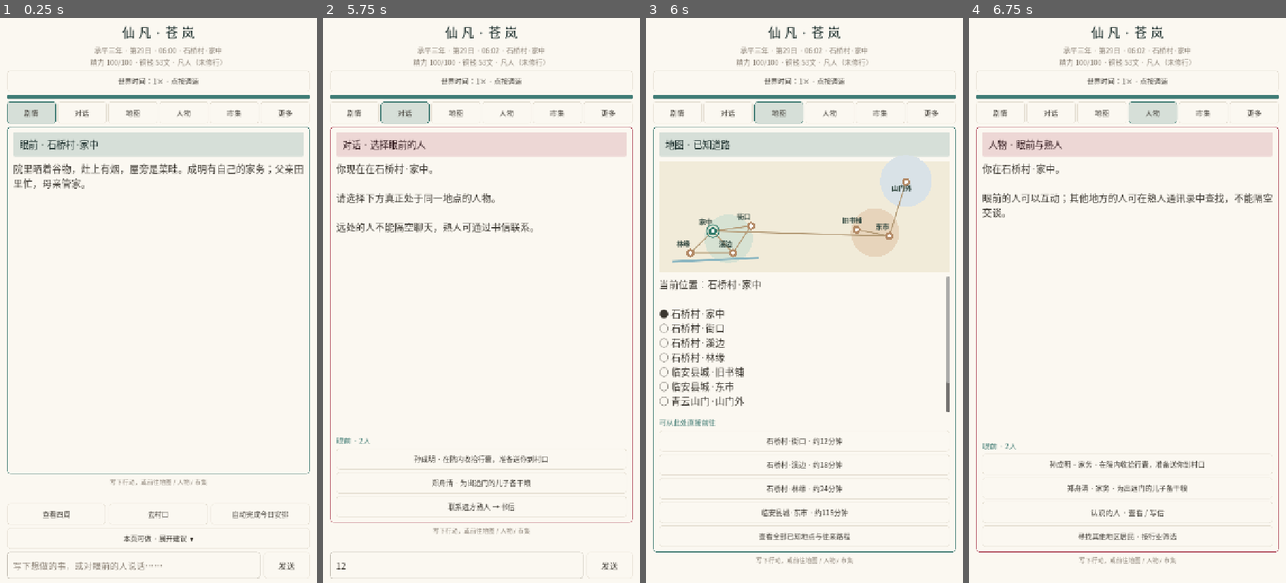
Above: before the commit, frames 1-4 (left to right).
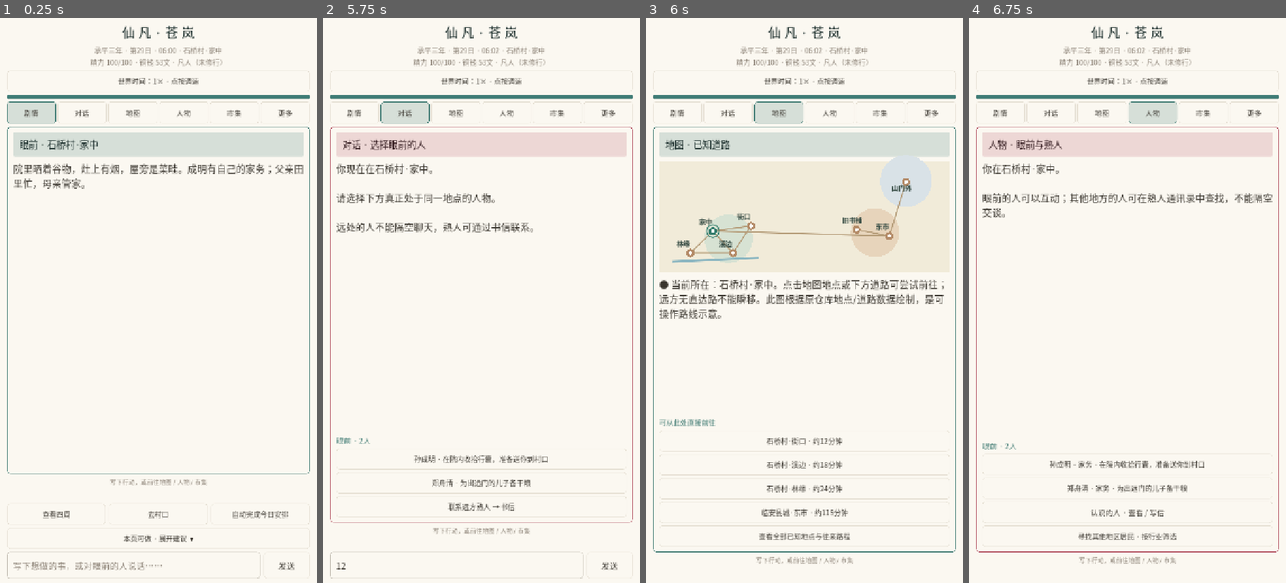
Above: after the commit, the same moments.

Repository: 160701541-cell/xinyanshuo
Game: Godot game, scene res://main.tscn
Two runs of this game, one before a commit and one after it. Both use one fixed random seed, a clock stepped at 60 frames per second and the inputs below.
Inputs (mouse positions are in pixels of both pictures, inside the frame that each line leads up to):
- Up to frame 1 (0.25 s): no input
- Up to frame 2 (5.75 s): click (456, 566) at 0.52 s; type "12" at 0.6 s; click "世界时间：1× · 点按调速" at 1.25 s; click "世界时间：5× · 点按调速" at 2 s; click "世界时间：20× · 点按调速" at 2.75 s; click "世界时间：暂停 · 点按调速" at 3.5 s; click "剧情" at 4.25 s; click "对话" at 5 s
- Up to frame 3 (6 s): click "地图" at 5.75 s
- Up to frame 4 (6.75 s): click "人物" at 6.5 s

Frames 1-2 are identical in both runs. In frame 3, 3.4% of the frame differs, in the area x 4-96%, y 45-70%; in frame 4, nothing differs.

Commit message:
ux(map): prefer visual road graph and compact explanation instead of dense location text listing

Diff:
--- a/projects/xianfan-living-world/android-text/scripts/main.gd
+++ b/projects/xianfan-living-world/android-text/scripts/main.gd
@@ -474,11 +474,7 @@
     page_title.text="地图 · 已知道路"
     route_canvas.visible=true
     route_canvas.set_position_place(now)
-    var names: Array[String]=[]
-    for item in XianfanTravelPost.PLACES:
-        var row: Dictionary=item
-        names.append(("● " if str(row["name"])==now else "○ ")+str(row["name"]))
-    scene_text.text="当前位置：%s\n\n%s\n\n点击下方的已知道路实际行走。未发现的路线不能瞬移；此页是地理路线示意，不是伪造的实测卫星地图。" % [now,"\n".join(names)]
+    scene_text.text="● 当前所在：%s。点击地图地点或下方道路可尝试前往；远方无直达路不能瞬移。此图根据原仓库地点/道路数据绘制，是可操作路线示意。" % now
     actor_buttons.visible=true
     _wipe(actor_buttons)
     var routes: Array[Dictionary]=XianfanTravelPost.available_routes(now)
